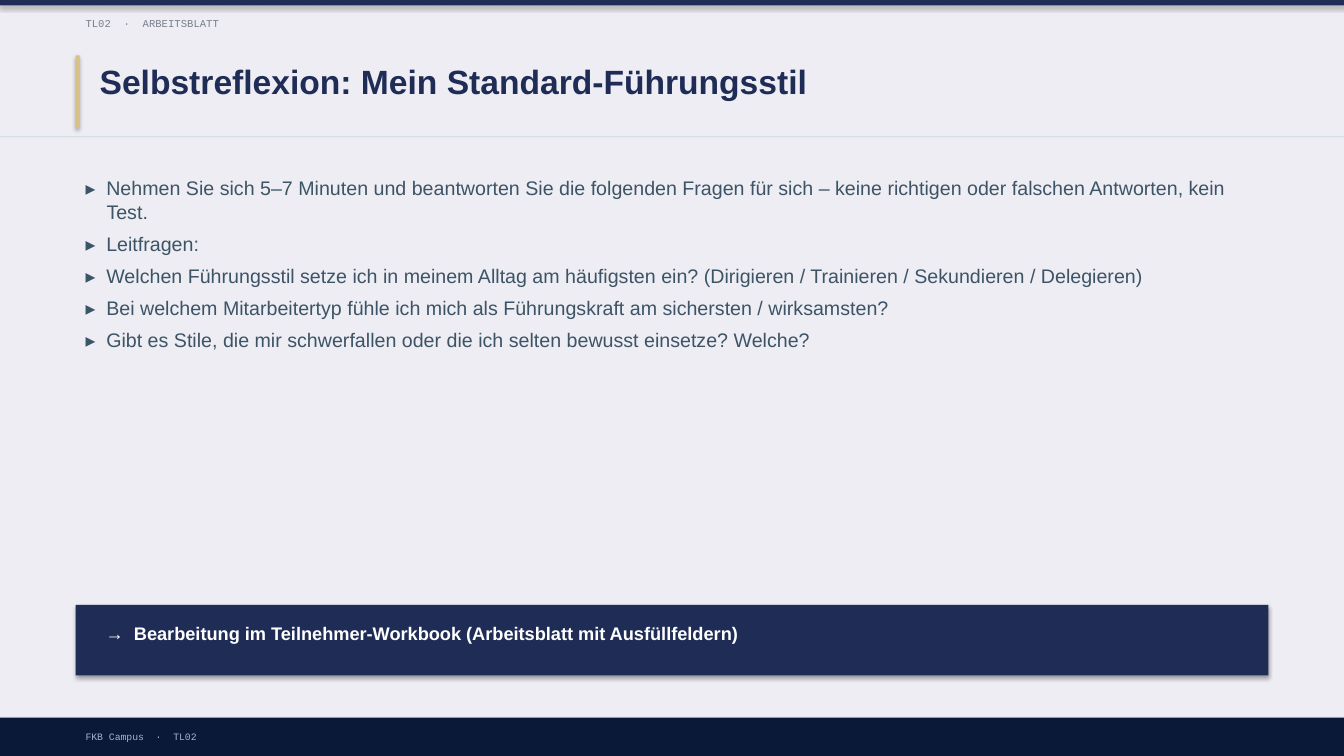
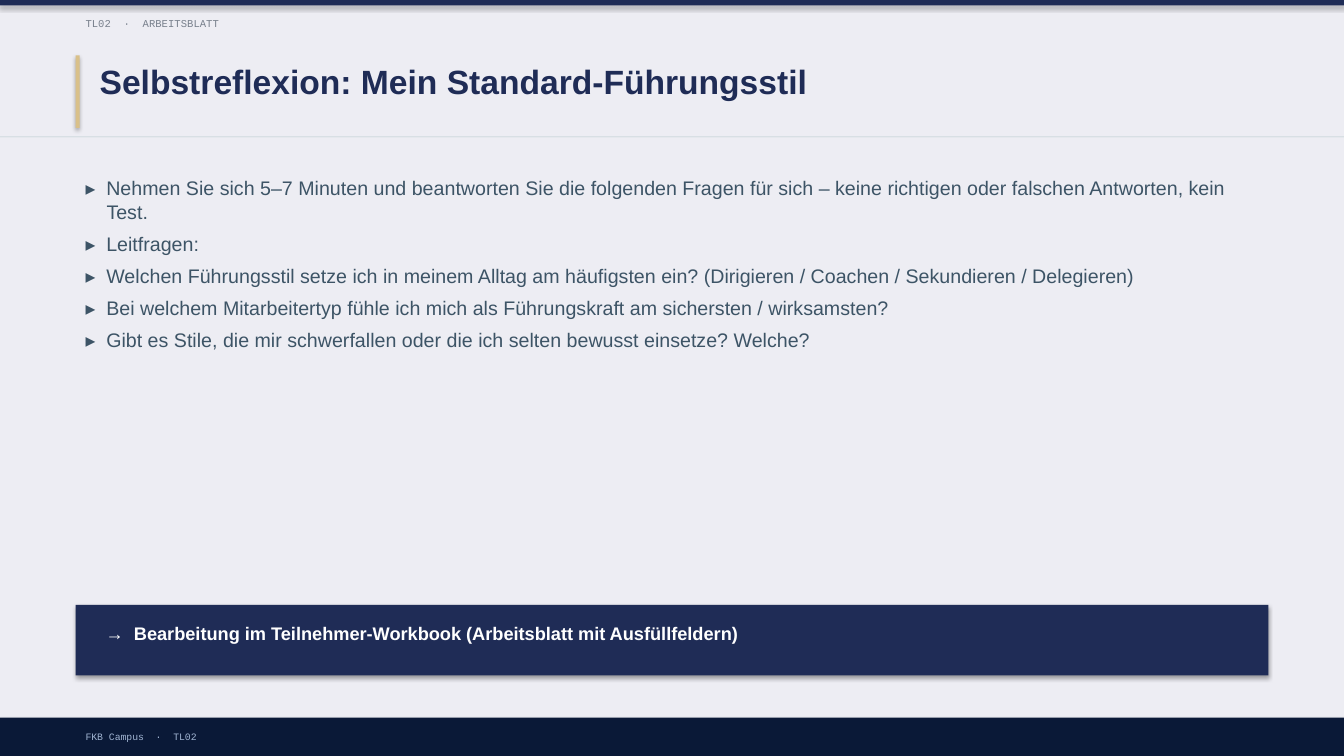
Before and after one commit to ck5rqc47pr-byte/firmenkundenakademie-online, a slide deck: slide 7 of protected-downloads/praesentation/TL02.pptx (slide 6 before the commit). Drawn at 1344x756 pixels with LibreOffice and Linux fonts; fonts in the diff are those of the drawing. Boxes give left, top, right and bottom in pixels: in the first picture for what was removed or moved away, otherwise in the second. Text is boxed around its words. In the diff, an @@ line names an element or a change of style, - is before the commit and + after.

```diff
--- a/protected-downloads/praesentation/TL02.pptx
+++ b/protected-downloads/praesentation/TL02.pptx
@@ text at [106,269,1133,287]: text changed @@
-▸ Welchen Führungsstil setze ich in meinem Alltag am häufigsten ein? (Dirigieren / Trainieren / Sekundieren / Delegieren)
+▸ Welchen Führungsstil setze ich in meinem Alltag am häufigsten ein? (Dirigieren / Coachen / Sekundieren / Delegieren)
```
Also in this commit, not shown: 3 other slides changed, 1 slide added, 8 other files.
